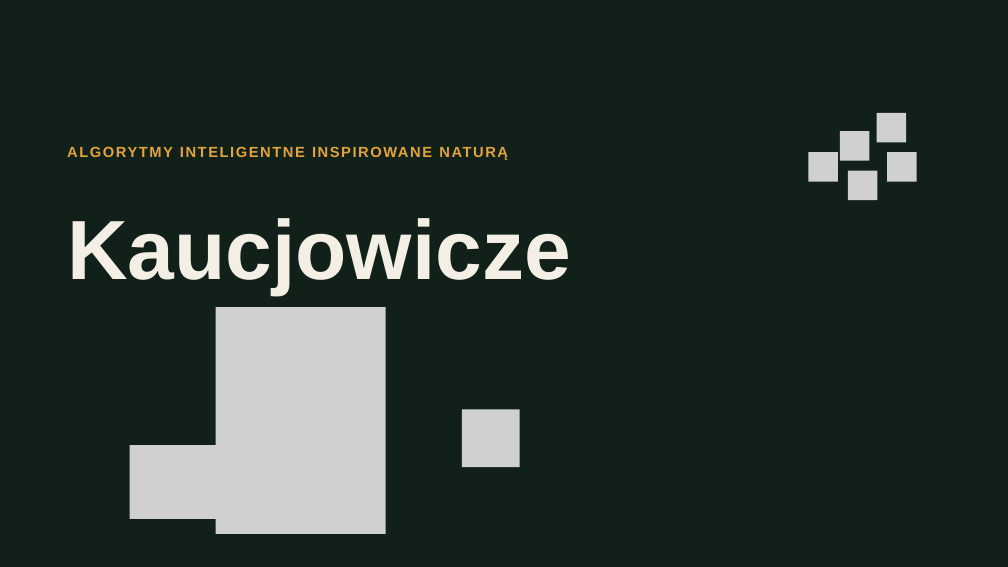
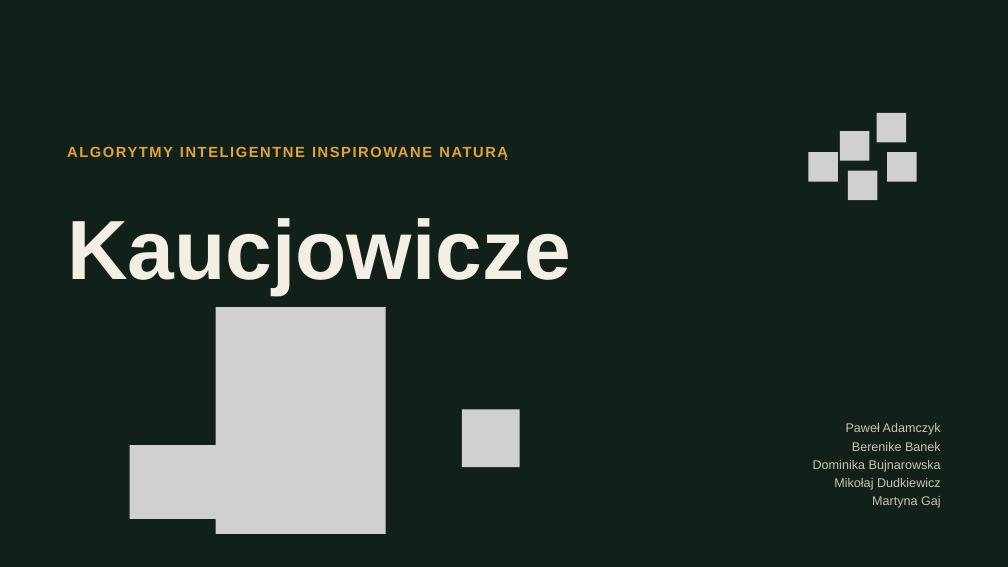
Before and after one commit to adpawel/kaucjowicze, a slide deck: slide 1 of aiin_prezentacja_zajecia2.pptx. Drawn at 1008x567 pixels with LibreOffice and Linux fonts; fonts in the diff are those of the drawing; grey boxes stand for pictures; background and template pictures are left out. Boxes give left, top, right and bottom in pixels: in the first picture for what was removed or moved away, otherwise in the second. Text is boxed around its words. In the diff, an @@ line names an element or a change of style, - is before the commit and + after.

```diff
--- a/aiin_prezentacja_zajecia2.pptx
+++ b/aiin_prezentacja_zajecia2.pptx
@@ text added at (813,423,941,508), 18 pt, text #C9C4B4 @@
+Paweł Adamczyk
+Berenike Banek
+Dominika Bujnarowska
+Mikołaj Dudkiewicz
+Martyna Gaj
```
Also in this commit, not shown: 4 other slides changed, 3 slides added, 1 other file.
